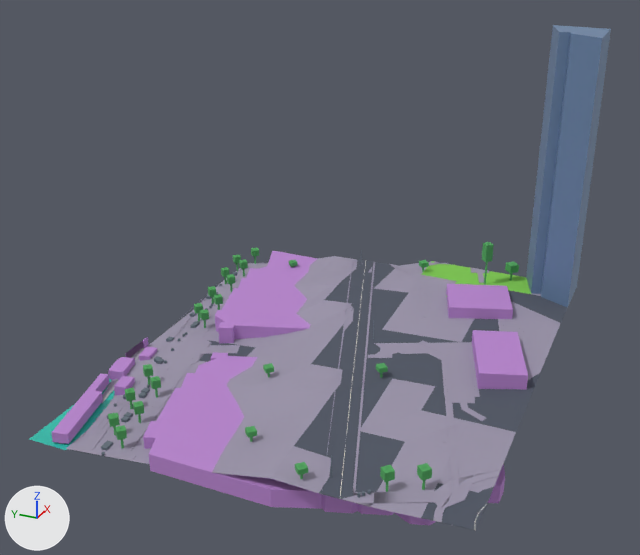
The glTF model public/maps/melbourne/chunks/4_-14.glb, before and after one commit.
Rendered twice from a 50 mm lens placed at (326.9, 1535.4, 136.3), pointed at (528.8, 1626.3, 35.4). The axes (+X, +Y, +Z) are drawn at lower left. The lights are the same throughout. The first picture is the older version. Where no turn or scale is listed for an object, it has been applied to the vertices. Vertices at exactly the same position are counted once.

The first picture shows 'compiled-chunk'.
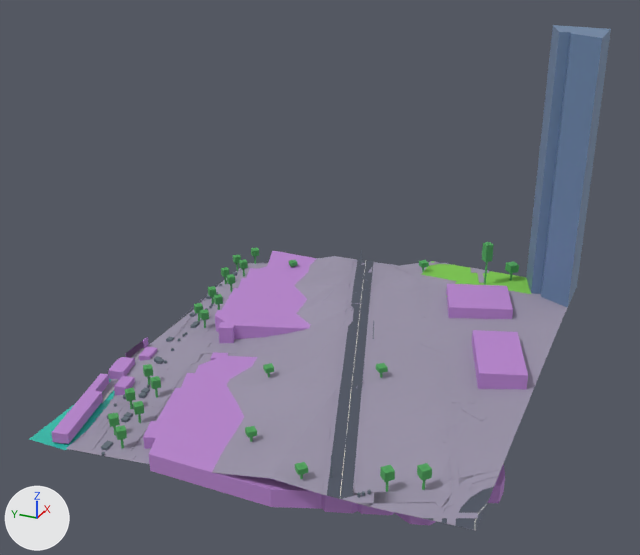
Where the change shows, as pixel boxes (x1, y1, x2, y2) in the pictures (640 x 555 px; the box of a moved part takes in the faces that stretch with it):
part 1 of me_mesh_0, added
    after: (447, 480, 497, 526)
part 2 of me_mesh_0, added
    after: (395, 512, 478, 518)
part 3 of me_mesh_0, moved or reshaped
    before: (59, 367, 133, 450)
    after: (56, 357, 133, 450)
part 4 of me_mesh_0, reshaped
    before: (460, 402, 486, 421)
    after: (460, 396, 486, 421)
part 5 of me_mesh_0, recoloured
    both: (199, 262, 567, 527)

The edits, one by one:
me_mesh_0 is used by ob_compiled_chunk; location (534.6, 1626.6, 47.3).
me_mesh_0 had 4335 vertices, 6595 faces and spanned x -60.6..60.6, y -60.6..60.6, z -49.0..49.0.
me_mesh_0 now has 4514 vertices, 6867 faces and spans x -60.6..60.6, y -60.6..60.6, z -49.0..49.0.
me_mesh_0 part 1: a new loose piece of 27 vertices spanning x -60.6..-43.1, y -60.6..-53.9, z -36.2..-34.9, in mat_pavement (grey #9a93a8).
me_mesh_0 part 2: a new loose piece of 17 vertices spanning x -60.6..-55.1, y -60.0..-42.7, z -37.1..-35.6, in mat_pavement (grey #9a93a8).
me_mesh_0 part 3: 25 vertices moved from x -59.1..-15.6, y 51.5..59.4, z -47.9..-46.3 to x -59.1..-15.6, y 51.5..59.4, z -47.4..-46.3; 130 vertices removed from x -59.1..-15.1, y 44.4..59.4, z -47.9..-45.9; 223 vertices added at x -59.1..-15.1, y 44.0..59.4, z -48.0..-46.0.
me_mesh_0 part 4: 4 vertices removed from x -20.4..-19.0, y -47.2..-45.8, z -33.7..-33.6; 16 vertices added at x -20.8..-18.6, y -47.6..-45.4, z -33.7..-33.6.
me_mesh_0 part 5: 62 faces spanning x -60.6..59.4, y -60.6..47.4, z -43.9..-30.7 switch from mat_asphalt (greyish blue #4f5563) to mat_pavement (grey #9a93a8).
Other edits to the shape of me_mesh_0 do not show in these pictures.
